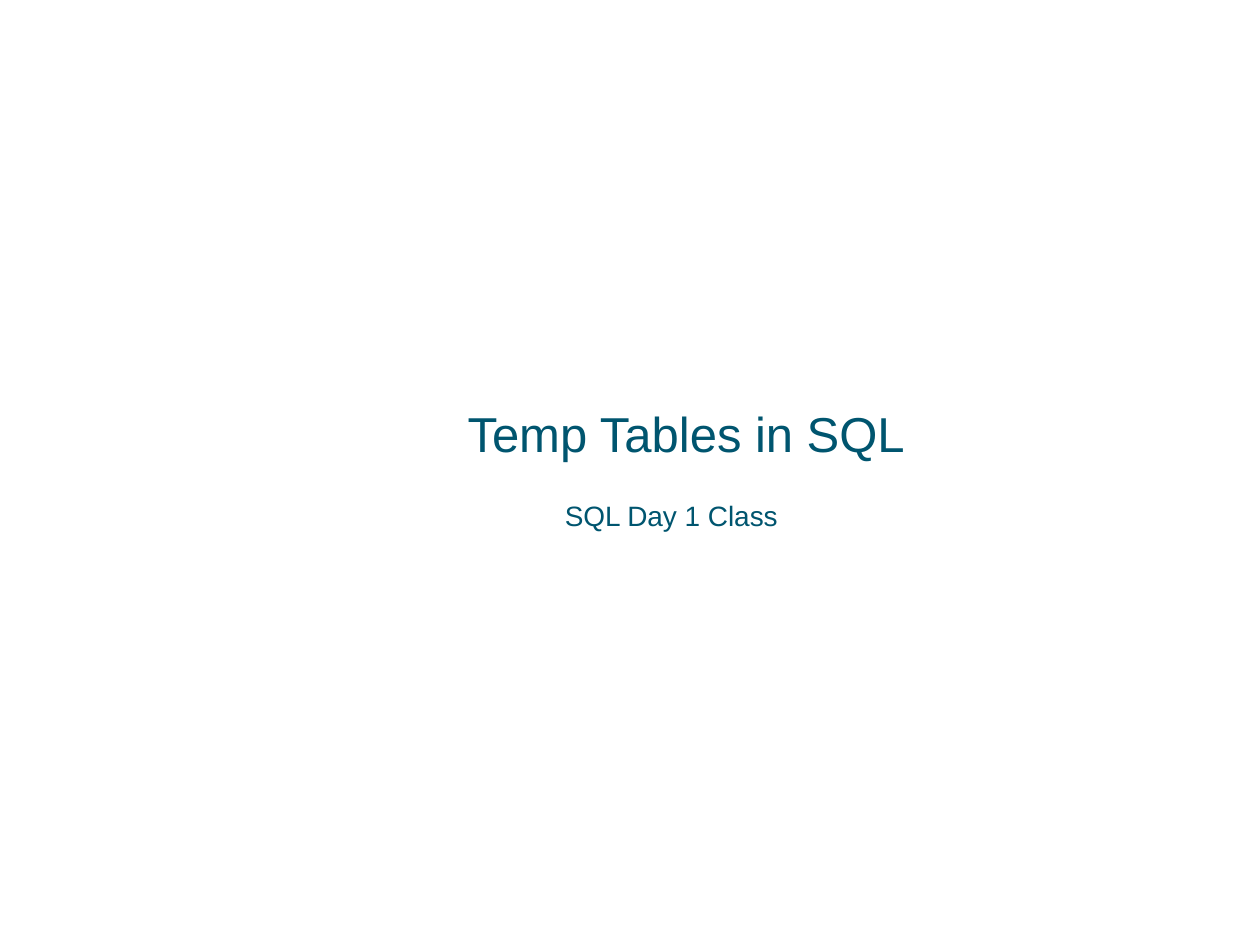
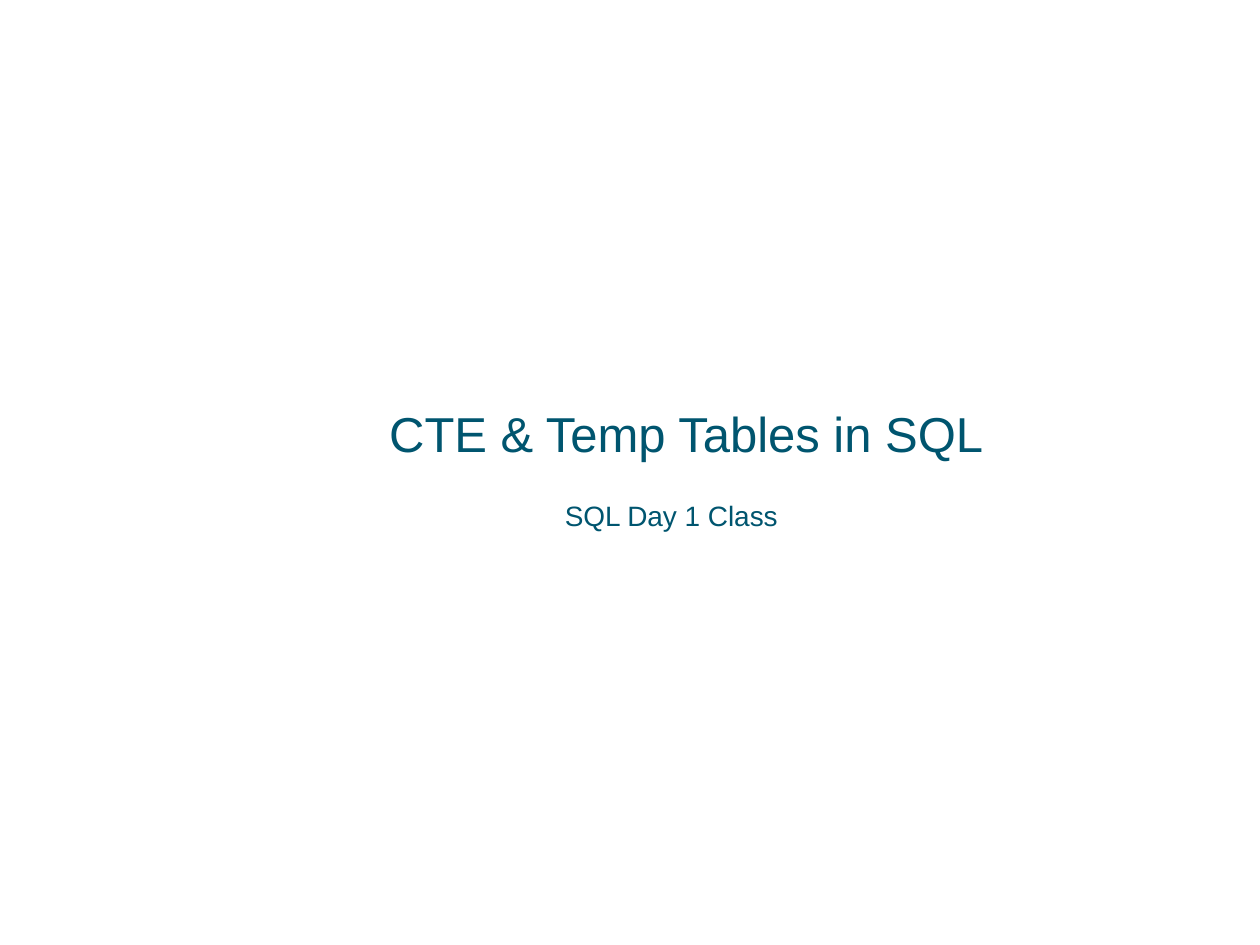
Before and after one commit to a099954/ABC-Program, a slide deck: slide 1 of SQL/Day 5 Temp Tables/Temp Tables SQL.pptx. Drawn at 1260x945 pixels with LibreOffice and Linux fonts; fonts in the diff are those of the drawing; background and template pictures are left out. Boxes give left, top, right and bottom in pixels: in the first picture for what was removed or moved away, otherwise in the second. Text is boxed around its words. In the diff, an @@ line names an element or a change of style, - is before the commit and + after.

```diff
--- a/SQL/Day 5 Temp Tables/Temp Tables SQL.pptx
+++ b/SQL/Day 5 Temp Tables/Temp Tables SQL.pptx
@@ title at (389, 416, 983, 462): text changed @@
-Temp Tables in SQL
+CTE & Temp Tables in SQL
```
Also in this commit, not shown: 12 other slides changed, 9 slides added, 1 slide removed, 6 other files.
